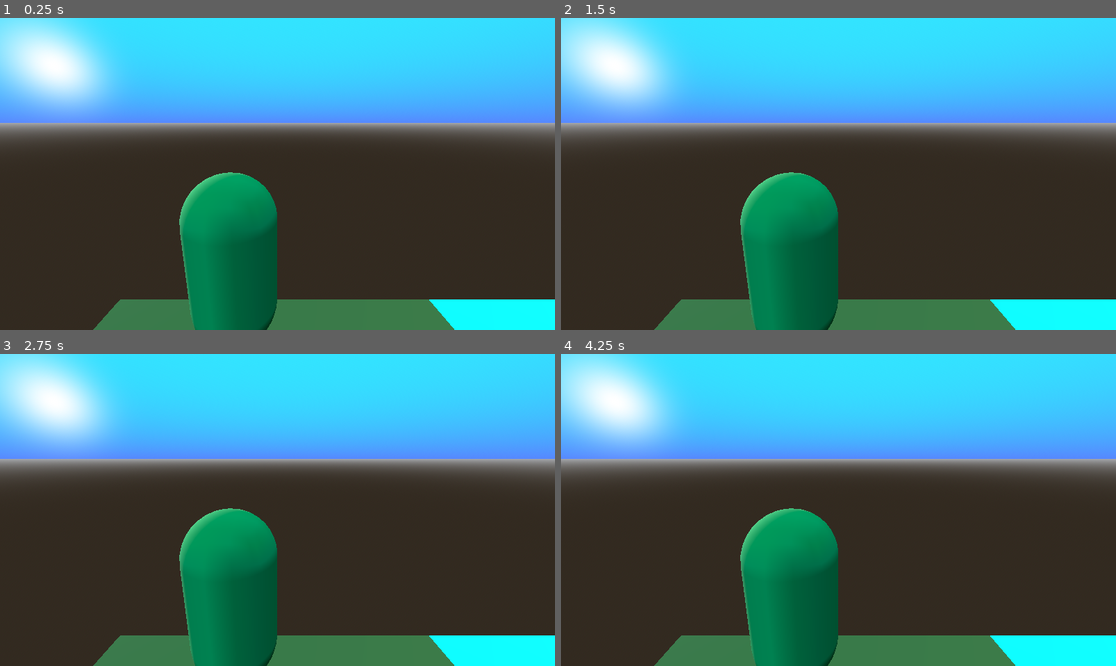
Above: before the commit, frames 1-4 (two rows, left to right).
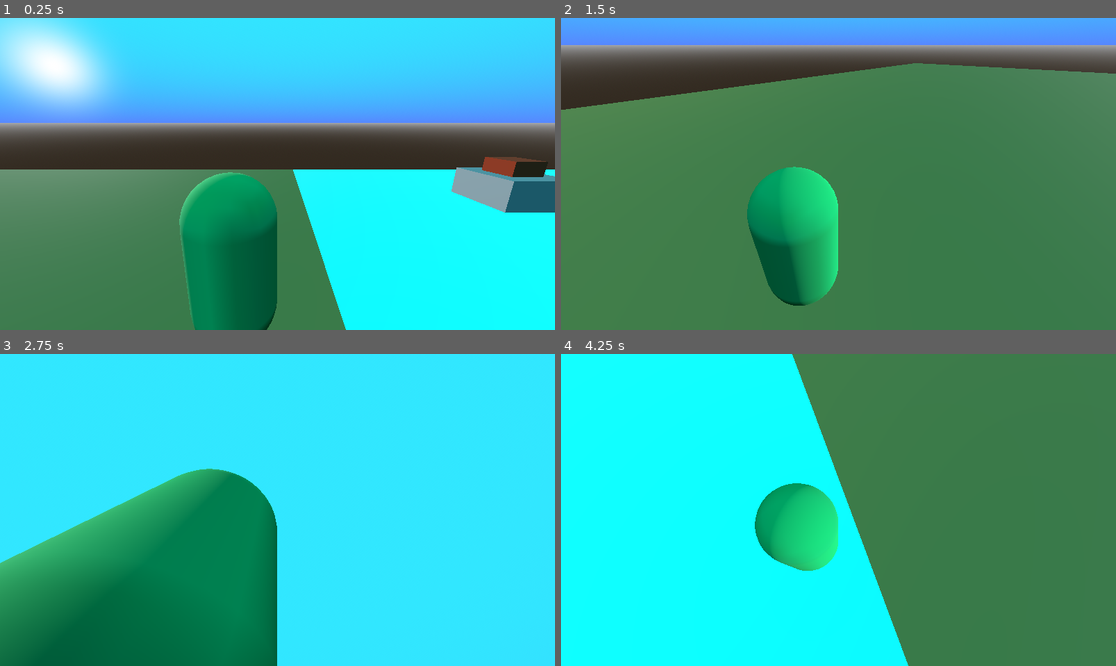
Above: after the commit, the same moments.

Repository: SpeedyJeevy/Build-a-Boat
Game: Godot game, scene res://Scenes/world_1.tscn
Two runs of this game, one before a commit and one after it. Both use one fixed random seed, a clock stepped at 60 frames per second and the inputs below. Before the commit the project has no main scene; this scene is started directly in both runs.
Inputs (mouse positions are in pixels of both pictures, inside the frame that each line leads up to):
- Up to frame 1 (0.25 s): no input
- Up to frame 2 (1.5 s): tap Enter (ui_accept) at 0.5, 0.77 s; move the mouse to (960, 158) at 0.52 s; hold Right (ui_right) 0.53-1.28 s; tap Ctrl (sprint) at 0.6 s; right-click (960, 158) at 0.8 s; move the mouse to (727, 189) at 1.27 s; hold Down (ui_down) from 1.28 s (still down); right-click (727, 189) at 1.35 s
- Up to frame 3 (2.75 s): tap Enter (ui_accept) at 1.52 s; tap Ctrl (sprint) at 1.55, 2.1 s; move the mouse to (333, 441) at 2.02 s; release Down (ui_down) at 2.03 s; hold Right (ui_right) from 2.03 s (still down); right-click (333, 441) at 2.3 s
- Up to frame 4 (4.25 s): tap Enter (ui_accept) at 2.75, 3.02, 3.77 s; move the mouse to (810, 572) at 2.77 s; release Right (ui_right) at 2.78 s; hold Up (ui_up) 2.78-3.53 s; right-click (810, 572) at 2.85 s; tap Ctrl (sprint) at 3.05, 3.6 s; move the mouse to (1005, 556) at 3.52 s; hold Left (ui_left) from 3.53 s (still down); right-click (1005, 556) at 3.8 s

The runs differ from the first frame. In frame 1, 39% of the frame differs, in the area x 0-100%, y 44-100%; in frame 2, 94%; in frame 3, 81%; in frame 4, 98%, in the area x 0-100%, y 0-100%.
Error before the commit: Parse Error: Expected expression after "and" operator. (res://Scripts/player.gd:52)

Commit message:
General game mechs

Diff:
--- a/Scenes/world_1.tscn
+++ b/Scenes/world_1.tscn
@@ -1,7 +1,9 @@
-[gd_scene load_steps=16 format=3 uid="uid://b20hckk2j0msd"]
-
-[ext_resource type="Script" uid="uid://bwpy4whef2q11" path="res://Scenes/area_3d.gd" id="1_brd3p"]
+[gd_scene load_steps=26 format=3 uid="uid://b20hckk2j0msd"]
+
+[ext_resource type="Script" uid="uid://bwpy4whef2q11" path="res://Scripts/water_area.gd" id="1_brd3p"]
 [ext_resource type="Script" uid="uid://bg2lnhwfrjje8" path="res://Scripts/player.gd" id="1_nsk3r"]
+[ext_resource type="Script" uid="uid://bev1xwe6wx8vg" path="res://Scripts/test_block.gd" id="3_ax6sa"]
+[ext_resource type="Script" uid="uid://co5cvyhpyw23c" path="res://Scripts/test_chair.gd" id="4_d4kua"]
 
 [sub_resource type="ProceduralSkyMaterial" id="ProceduralSkyMaterial_nsk3r"]
 sky_top_color = Color(0.19607843, 0.90588236, 1, 1)
@@ -31,7 +33,7 @@
 albedo_color = Color(0, 1, 1, 1)
 
 [sub_resource type="BoxShape3D" id="BoxShape3D_nsk3r"]
-size = Vector3(50, 1, 50)
+size = Vector3(50, 0.25, 50)
 
 [sub_resource type="CapsuleMesh" id="CapsuleMesh_vigqh"]
 
@@ -42,6 +44,40 @@
 
 [sub_resource type="SphereShape3D" id="SphereShape3D_nsk3r"]
 radius = 0.1
+
+[sub_resource type="BoxMesh" id="BoxMesh_brd3p"]
+
+[sub_resource type="BoxShape3D" id="BoxShape3D_ax6sa"]
+size = Vector3(1, 0.5, 1)
+
+[sub_resource type="BoxMesh" id="BoxMesh_ax6sa"]
+size = Vector3(1, 0.5, 1)
+
+[sub_resource type="StandardMaterial3D" id="StandardMaterial3D_d4kua"]
+albedo_color = Color(0.61843055, 0.1732918, 0, 1)
+
+[sub_resource type="GDScript" id="GDScript_d4kua"]
+script/source = "extends Area3D
+
+
+# Called when the node enters the scene tree for the first time.
+func _ready() -> void:
+	pass # Replace with function body.
+
+
+# Called every frame. 'delta' is the elapsed time since the previous frame.
+func _process(delta: float) -> void:
+	pass
+"
+
+[sub_resource type="BoxShape3D" id="BoxShape3D_d4kua"]
+size = Vector3(5, 5, 5)
+
+[sub_resource type="BoxShape3D" id="BoxShape3D_12jk7"]
+size = Vector3(5, 10, 5)
+
+[sub_resource type="BoxMesh" id="BoxMesh_wyo6c"]
+size = Vector3(5, 10, 5)
 
 [node name="World 1" type="Node3D"]
 
@@ -69,16 +105,16 @@
 transform = Transform3D(1, 0, 0, 0, 1, 0, 0, 0, 1, 25, 0, 0)
 shape = SubResource("BoxShape3D_e5alk")
 
-[node name="Area3D" type="Area3D" parent="Water" groups=["water"]]
+[node name="WaterArea" type="Area3D" parent="Water" groups=["water"]]
 transform = Transform3D(1, 0, 0, 0, 1, 0, 0, 0, 1, 25, 0, 0)
 script = ExtResource("1_brd3p")
 
-[node name="CollisionShape3D" type="CollisionShape3D" parent="Water/Area3D" groups=["water"]]
+[node name="CollisionShape3D" type="CollisionShape3D" parent="Water/WaterArea" groups=["water"]]
 transform = Transform3D(1, 0, 0, 0, 1, 0, 0, 0, 1, 0, 1, 0)
 shape = SubResource("BoxShape3D_nsk3r")
 
 [node name="Player" type="CharacterBody3D" parent="." groups=["player"]]
-transform = Transform3D(1, 0, 0, 0, 1, 0, 0, 0, 1, 0, 26.722527, 0)
+transform = Transform3D(1, 0, 0, 0, 1, 0, 0, 0, 1, 21.973772, 6.687216, 5.296829)
 script = ExtResource("1_nsk3r")
 
 [node name="MeshInstance3D" type="MeshInstance3D" parent="Player"]
@@ -103,4 +139,73 @@
 [node name="DirectionalLight3D" type="DirectionalLight3D" parent="."]
 transform = Transform3D(-0.70710677, 0.1227878, -0.6963642, 0, 0.9848077, 0.17364818, 0.70710677, 0.1227878, -0.6963642, -33.427906, 2.5461152, -38.620598)
 
-[connection signal="body_entered" from="Water/Area3D" to="Water/Area3D" method="_on_body_entered"]
+[node name="TestBlock" type="RigidBody3D" parent="." groups=["Blocks"]]
+transform = Transform3D(1, 0, 0, 0, 1, 0, 0, 0, 1, 31, 6, 0)
+script = ExtResource("3_ax6sa")
+
+[node name="MeshInstance3D" type="MeshInstance3D" parent="TestBlock"]
+mesh = SubResource("BoxMesh_brd3p")
+
+[node name="CollisionShape3D" type="CollisionShape3D" parent="TestBlock"]
+shape = SubResource("BoxShape3D_ax6sa")
+
+[node name="TestBlock2" type="RigidBody3D" parent="." groups=["Blocks"]]
+transform = Transform3D(1, 0, 0, 0, 1, 0, 0, 0, 1, 30, 6, 0)
+script = ExtResource("3_ax6sa")
+
+[node name="MeshInstance3D" type="MeshInstance3D" parent="TestBlock2"]
+mesh = SubResource("BoxMesh_brd3p")
+
+[node name="CollisionShape3D" type="CollisionShape3D" parent="TestBlock2"]
+shape = SubResource("BoxShape3D_ax6sa")
+
+[node name="TestBlock3" type="RigidBody3D" parent="." groups=["Blocks"]]
+transform = Transform3D(1, 0, 0, 0, 1, 0, 0, 0, 1, 31, 6, 1)
+script = ExtResource("3_ax6sa")
+
+[node name="MeshInstance3D" type="MeshInstance3D" parent="TestBlock3"]
+mesh = SubResource("BoxMesh_brd3p")
+
+[node name="CollisionShape3D" type="CollisionShape3D" parent="TestBlock3"]
+shape = SubResource("BoxShape3D_ax6sa")
+
+[node name="TestBlock4" type="RigidBody3D" parent="." groups=["Blocks"]]
+transform = Transform3D(1, 0, 0, 0, 1, 0, 0, 0, 1, 30, 6, 1)
+script = ExtResource("3_ax6sa")
+
+[node name="MeshInstance3D" type="MeshInstance3D" parent="TestBlock4"]
+mesh = SubResource("BoxMesh_brd3p")
+
+[node name="CollisionShape3D" type="CollisionShape3D" parent="TestBlock4"]
+shape = SubResource("BoxShape3D_ax6sa")
+
+[node name="TestChair" type="RigidBody3D" parent="." groups=["Blocks"]]
+transform = Transform3D(1, 0, 0, 0, 1, 0, 0, 0, 1, 30.5, 6.75, 0.5)
+script = ExtResource("4_d4kua")
+
+[node name="CollisionShape3D" type="CollisionShape3D" parent="TestChair"]
+shape = SubResource("BoxShape3D_ax6sa")
+
+[node name="MeshInstance3D" type="MeshInstance3D" parent="TestChair"]
+mesh = SubResource("BoxMesh_ax6sa")
+surface_material_override/0 = SubResource("StandardMaterial3D_d4kua")
+
+[node name="ChairArea" type="Area3D" parent="TestChair"]
+script = SubResource("GDScript_d4kua")
+
+[node name="CollisionShape3D" type="CollisionShape3D" parent="TestChair/ChairArea"]
+shape = SubResource("BoxShape3D_d4kua")
+
+[node name="TestObstacle" type="StaticBody3D" parent="."]
+transform = Transform3D(1, 0, 0, 0, 0.5729186, 0.81961226, 0, -0.81961226, 0.5729186, 59.503254, 1.9612637, 0)
+
+[node name="CollisionShape3D" type="CollisionShape3D" parent="TestObstacle"]
+shape = SubResource("BoxShape3D_12jk7")
+
+[node name="MeshInstance3D" type="MeshInstance3D" parent="TestObstacle"]
+mesh = SubResource("BoxMesh_wyo6c")
+
+[connection signal="body_entered" from="Water/WaterArea" to="Water/WaterArea" method="_on_body_entered"]
+[connection signal="body_exited" from="Water/WaterArea" to="Water/WaterArea" method="_on_body_exited"]
+[connection signal="body_entered" from="TestChair/ChairArea" to="Water/WaterArea" method="_on_area_3d_body_entered"]
+[connection signal="body_entered" from="TestChair/ChairArea" to="Water/WaterArea" method="_on_chair_area_body_entered"]
--- a/Scripts/player.gd
+++ b/Scripts/player.gd
@@ -3,6 +3,7 @@
 @onready var sprint = 1
 @onready var CamRotation : Vector2 = Vector2(0.0, 0.0)
 @onready var sensitivity = 0.01
+@onready var inWater = false
 
 # Going down the list...
 @onready var camera = $Node3D
@@ -15,18 +16,6 @@
 	# Handle jump.
 	if Input.is_action_just_pressed("ui_accept") and is_on_floor():
 		velocity.y = JUMP_VELOCITY
-
-	# Get the input direction and handle the movement/deceleration.
-	# As good practice, you should replace UI actions with custom gameplay actions.
-	var input_dir := Input.get_vector("ui_left", "ui_right", "ui_up", "ui_down")
-	var direction : Vector3 = (camera.transform.basis * Vector3(input_dir.x, 0, input_dir.y)).normalized()
-	if direction:
-		velocity.x = direction.x * SPEED * sprint
-		velocity.z = direction.z * SPEED * sprint
-	else:
-		velocity.x = move_toward(velocity.x, 0, SPEED * sprint)
-		velocity.z = move_toward(velocity.z, 0, SPEED * sprint)
-
 	# Handles sprinting
 	if Input.is_action_just_pressed("sprint"):
 		sprint = 3
@@ -48,7 +37,30 @@
 	if not is_on_floor():
 		velocity += get_gravity() * delta
 
+	# From Jus:
+	# Get the input direction and handle the movement/deceleration.
+	# As good practice, you should replace UI actions with custom gameplay actions.
+	var input_dir := Input.get_vector("ui_left", "ui_right", "ui_up", "ui_down")
+	var direction : Vector3 = (camera.transform.basis * Vector3(input_dir.x, 0, input_dir.y)).normalized()
+	if direction:
+		velocity.x = direction.x * SPEED * sprint
+		velocity.z = direction.z * SPEED * sprint
+	else:
+		velocity.x = move_toward(velocity.x, 0, SPEED)
+		velocity.z = move_toward(velocity.z, 0, SPEED)
+
 	# Water touching logic
-	if is_on_floor() and
+	if is_on_floor() and inWater:
+		# Do damage
+		self.position.x += 0.1
+
 
 	move_and_slide()
+
+# General Functions
+
+# Interact with water function
+func enterWater():
+	inWater = true
+func exitWater():
+	inWater = false
--- /dev/null
+++ b/Scripts/test_block.gd
@@ -0,0 +1,22 @@
+extends RigidBody3D
+
+@onready var inWater = false
+@onready var waterFlowVel = Vector3(1.0, 0.0, 0.0)
+
+# Called when the node enters the scene tree for the first time.
+func _ready() -> void:
+	pass # Replace with function body.
+
+
+# Called every frame. 'delta' is the elapsed time since the previous frame.
+func _physics_process(delta: float) -> void:
+	# Water touching logic
+	if inWater:
+		linear_velocity = waterFlowVel
+
+# Interact with water function
+func enterWater():
+	inWater = true
+func exitWater():
+	inWater = false
+	linear_velocity = Vector3.ZERO
--- /dev/null
+++ b/Scripts/test_chair.gd
@@ -0,0 +1,42 @@
+extends RigidBody3D
+
+@onready var sitting = false
+@onready var player = null
+@onready var inWater = false
+@onready var waterFlowVel = Vector3(1.0, 0.0, 0.0)
+
+# Called when the node enters the scene tree for the first time.
+func _ready() -> void:
+	$ChairArea.body_entered.connect(_on_body_entered)
+	$ChairArea.body_exited.connect(_on_body_exited)
+
+# Player near chair
+func _on_body_entered(body):
+	if body.is_in_group("player"):  # Make sure your player is in the "Player" group
+		player = body
+
+func _on_body_exited(body):
+	if body == player:
+		player = null
+		sitting = false
+
+# Called every frame. 'delta' is the elapsed time since the previous frame.
+func _process(delta: float) -> void:
+	if player and Input.is_action_just_pressed("right_click"):
+		sitting = !sitting
+
+	if sitting and player:
+		player.global_position = self.global_position + Vector3(0, 1.25, 0)
+
+# Called every frame. 'delta' is the elapsed time since the previous frame.
+func _physics_process(delta: float) -> void:
+	# Water touching logic
+	if inWater:
+		linear_velocity = waterFlowVel
+
+# Interact with water function
+func enterWater():
+	inWater = true
+func exitWater():
+	inWater = false
+	linear_velocity = Vector3.ZERO
--- a/Scenes/area_3d.gd
+++ b/Scripts/water_area.gd
@@ -10,5 +10,10 @@
 	pass
 
 func _on_body_entered(body: Node3D) -> void:
-	if body.is_in_group("player"):
-		pass
+	if body.is_in_group("player") or body.is_in_group("Blocks"):
+		body.enterWater()
+
+
+func _on_body_exited(body: Node3D) -> void:
+	if body.is_in_group("player") or body.is_in_group("Blocks"):
+		body.exitWater()
--- a/project.godot
+++ b/project.godot
@@ -11,12 +11,14 @@
 [application]
 
 config/name="Build a Boat EXTREME"
+run/main_scene="uid://b20hckk2j0msd"
 config/features=PackedStringArray("4.5", "Forward Plus")
 config/icon="res://icon.svg"
 
 [global_group]
 
 player=""
+Blocks=""
 
 [input]
 
@@ -57,3 +59,8 @@
 "events": [Object(InputEventKey,"resource_local_to_scene":false,"resource_name":"","device":-1,"window_id":0,"alt_press …(195 unchanged characters)…
 ]
 }
+right_click={
+"deadzone": 0.2,
+"events": [Object(InputEventMouseButton,"resource_local_to_scene":false,"resource_name":"","device":-1,"window_id":0,"alt_pressed":false,"shift_pressed":false,"ctrl_pressed":false,"meta_pressed":false,"button_mask":2,"position":Vector2(230, 9),"global_position":Vector2(237, 46),"factor":1.0,"button_index":2,"canceled":false,"pressed":true,"double_click":false,"script":null)
+]
+}
Not shown, added: Scripts/test_block.gd.uid
Not shown, added: Scripts/test_chair.gd.uid
Renamed: Scenes/area_3d.gd.uid -> Scripts/water_area.gd.uid
